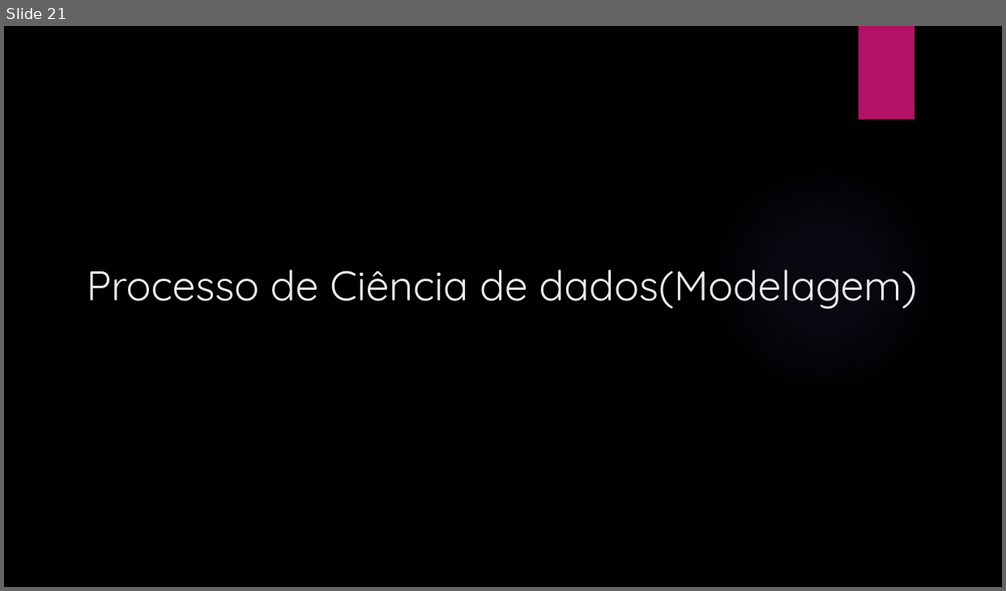
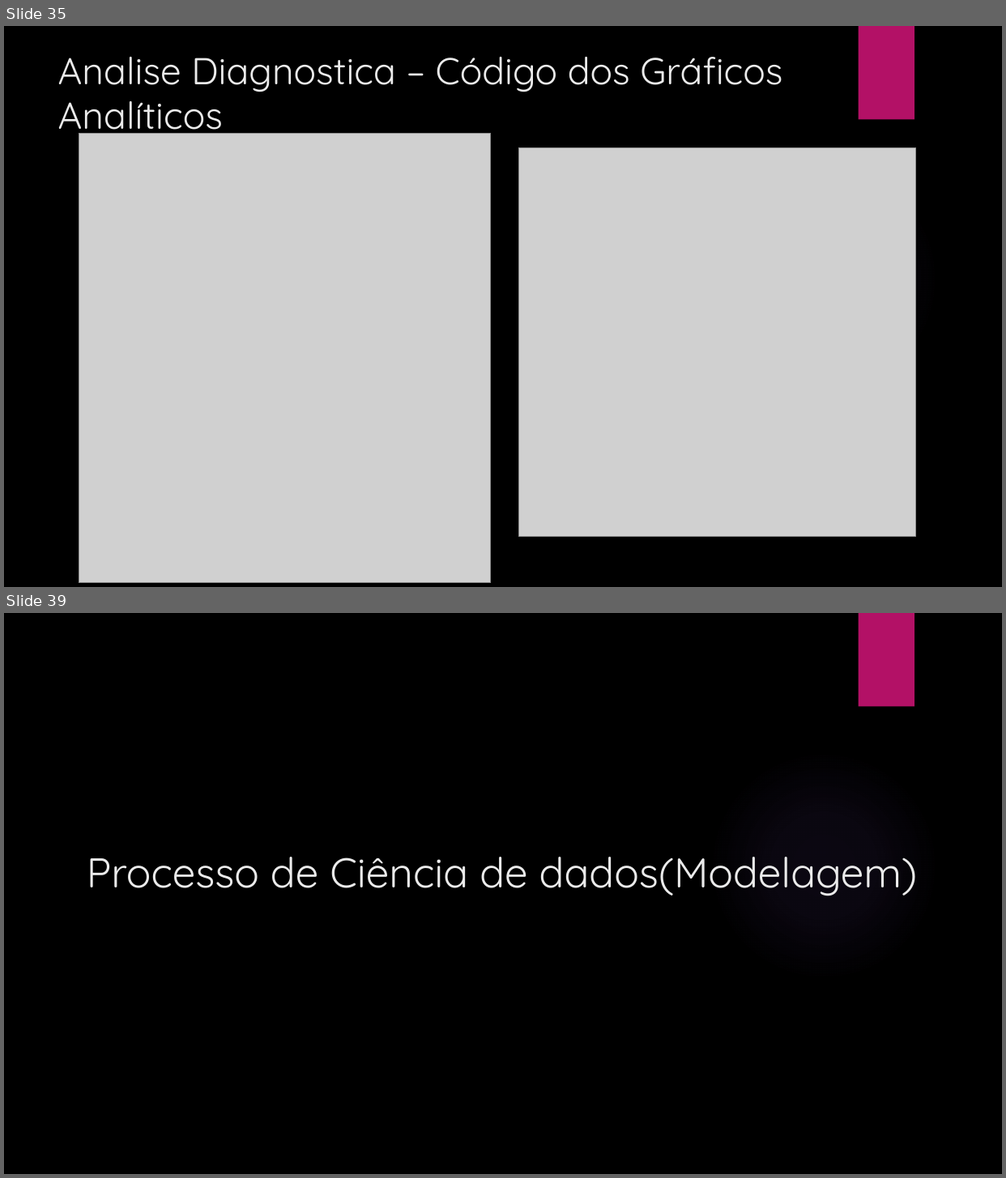
Before and after one commit to elvitin/students_perfomance_topicos_i, a slide deck: docs/Apresentacaotopicos.pptx. Shown one above the other, each under a label of ours: slide 21 before the commit, slides 35 and 39 after it; the slides between them are not shown. The pictures are 1006x591 and 1006x1178 pixels, drawn with LibreOffice and Linux fonts; fonts in the diff are those of the drawing; grey boxes stand for pictures; background and template pictures are left out. Boxes give left, top, right and bottom in pixels: in the first picture for what was removed or moved away, otherwise in the second. Text is boxed around its words. In the diff, an @@ line names an element or a change of style, - is before the commit and + after.

```diff
--- a/docs/Apresentacaotopicos.pptx
+++ b/docs/Apresentacaotopicos.pptx
@@ slide 35 added at <box>4,26,1002,587</box>, background picture (left out); not listed: 2 template elements that a slide beside it also shows @@
@@ title added at <box>58,57,782,139</box>, 36 pt, text #EBEBEB @@
+Analise Diagnostica – Código dos Gráficos Analíticos
@@ picture added at <box>79,133,491,583</box> @@
@@ picture added at <box>519,148,916,536</box> @@
@@ what was slide 21 is now slide 39 @@
```
Also in this commit, not shown: 2 slides changed, 21 other slides added, 4 slides removed, 4 other files.
